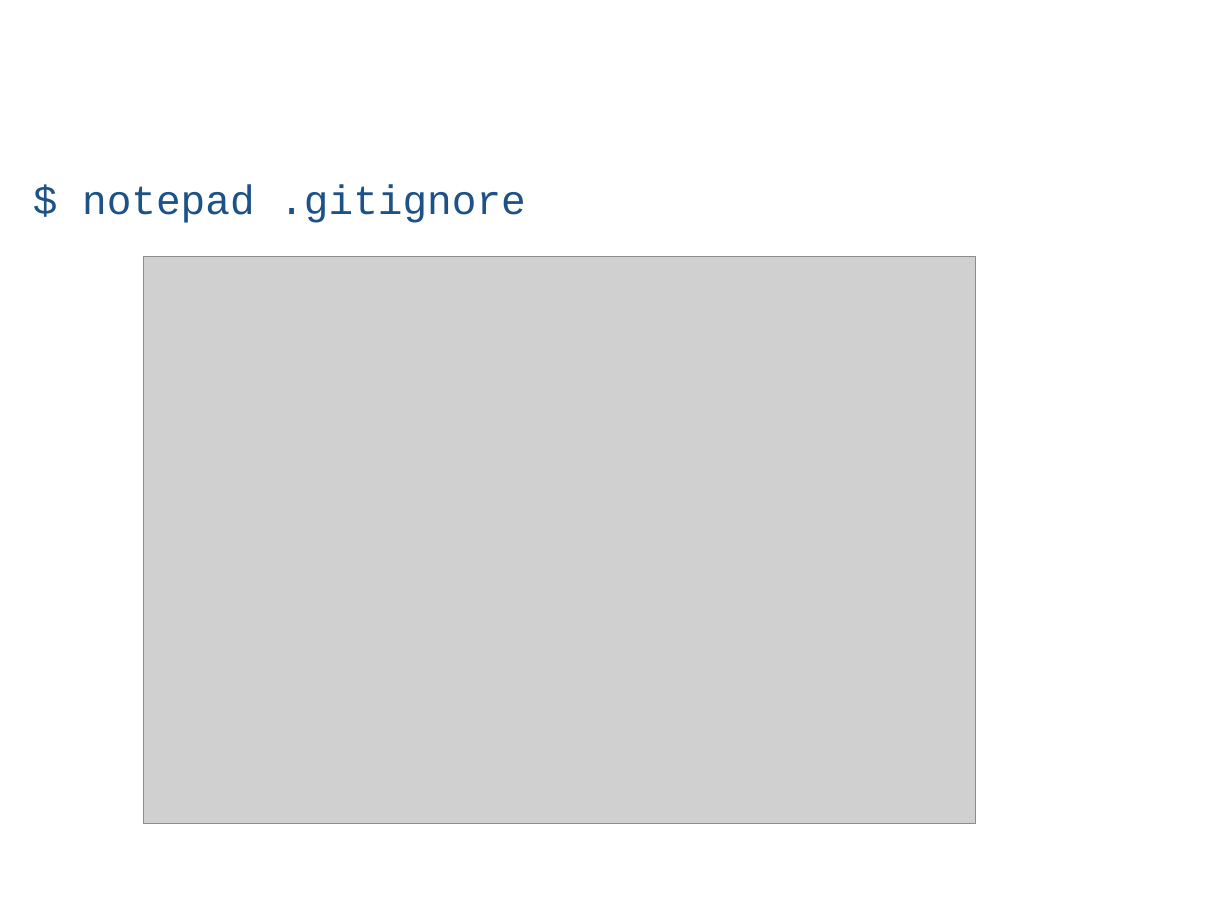
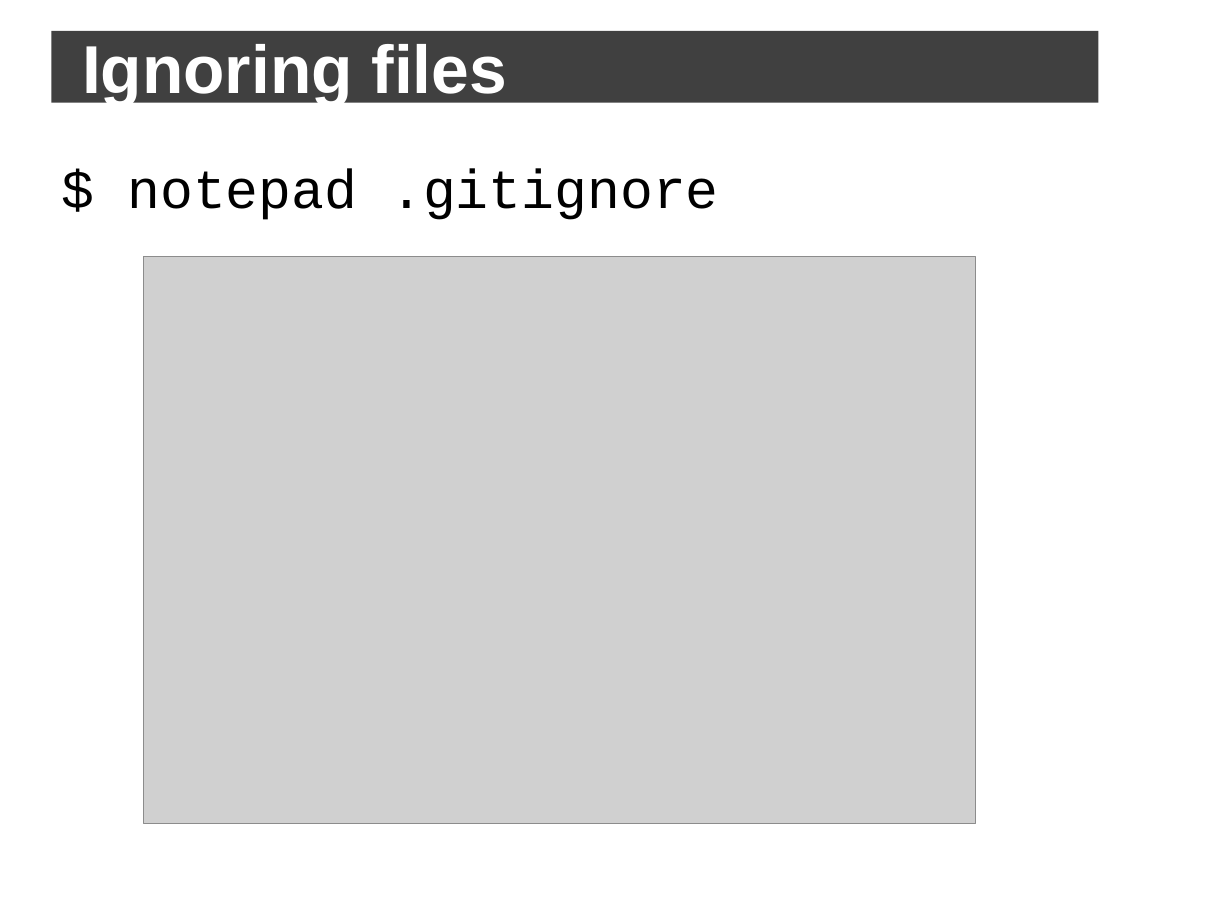
Before and after one commit to jbogard/presentations, a slide deck: slide 33 of GitDemystified/Git Demystified.pptx (slide 35 before the commit). Drawn at 1232x924 pixels with LibreOffice and Linux fonts; fonts in the diff are those of the drawing; grey boxes stand for pictures; background and template pictures are left out. Boxes give left, top, right and bottom in pixels: in the first picture for what was removed or moved away, otherwise in the second. Text is boxed around its words. In the diff, an @@ line names an element or a change of style, - is before the commit and + after.

```diff
--- a/GitDemystified/Git Demystified.pptx
+++ b/GitDemystified/Git Demystified.pptx
@@ title "Ignoring files" at box(52, 31, 1099, 102): size 28.8 to 39.6 pt, bold on; fill none to #000000 at 75% opacity @@
@@ text "$ notepad .gitignore": place and size @@
-text "$ notepad .gitignore" at box(82, 185, 525, 223)
+text "$ notepad .gitignore" at box(127, 169, 719, 220)
@@ text "$ notepad .gitignore" at box(127, 169, 719, 220): size 24 to 32 pt, text colour #1C5287 to #000000; more space between paragraphs @@
```
Also in this commit, not shown: 68 other slides changed, 2 slides removed.
